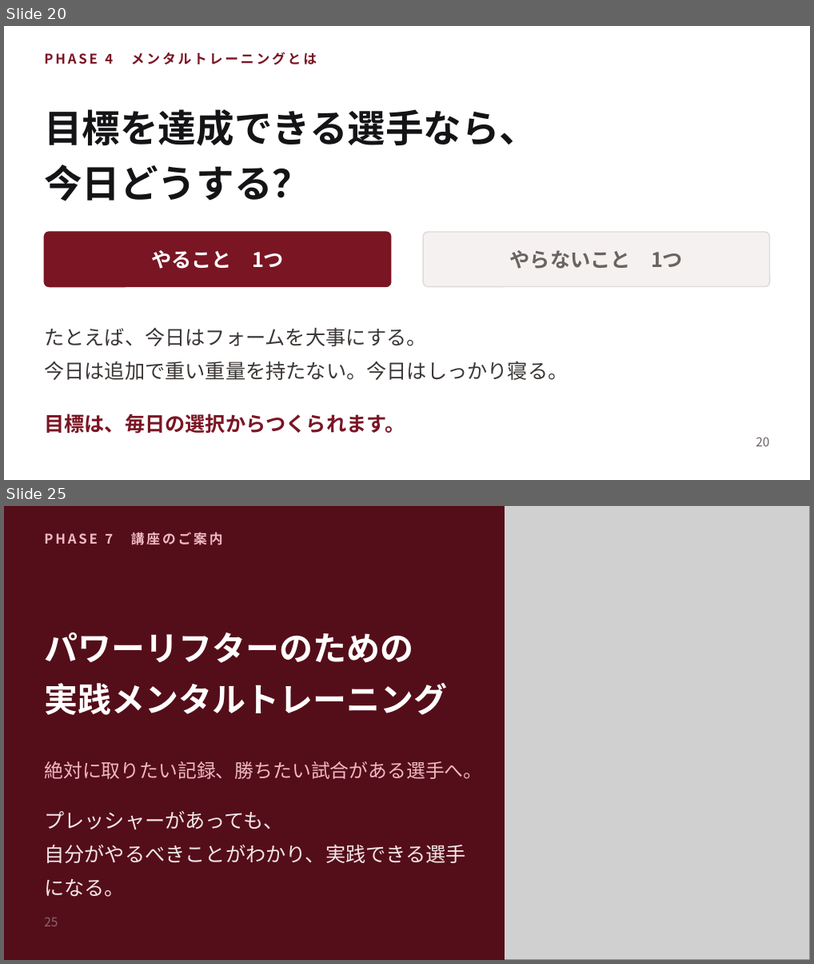
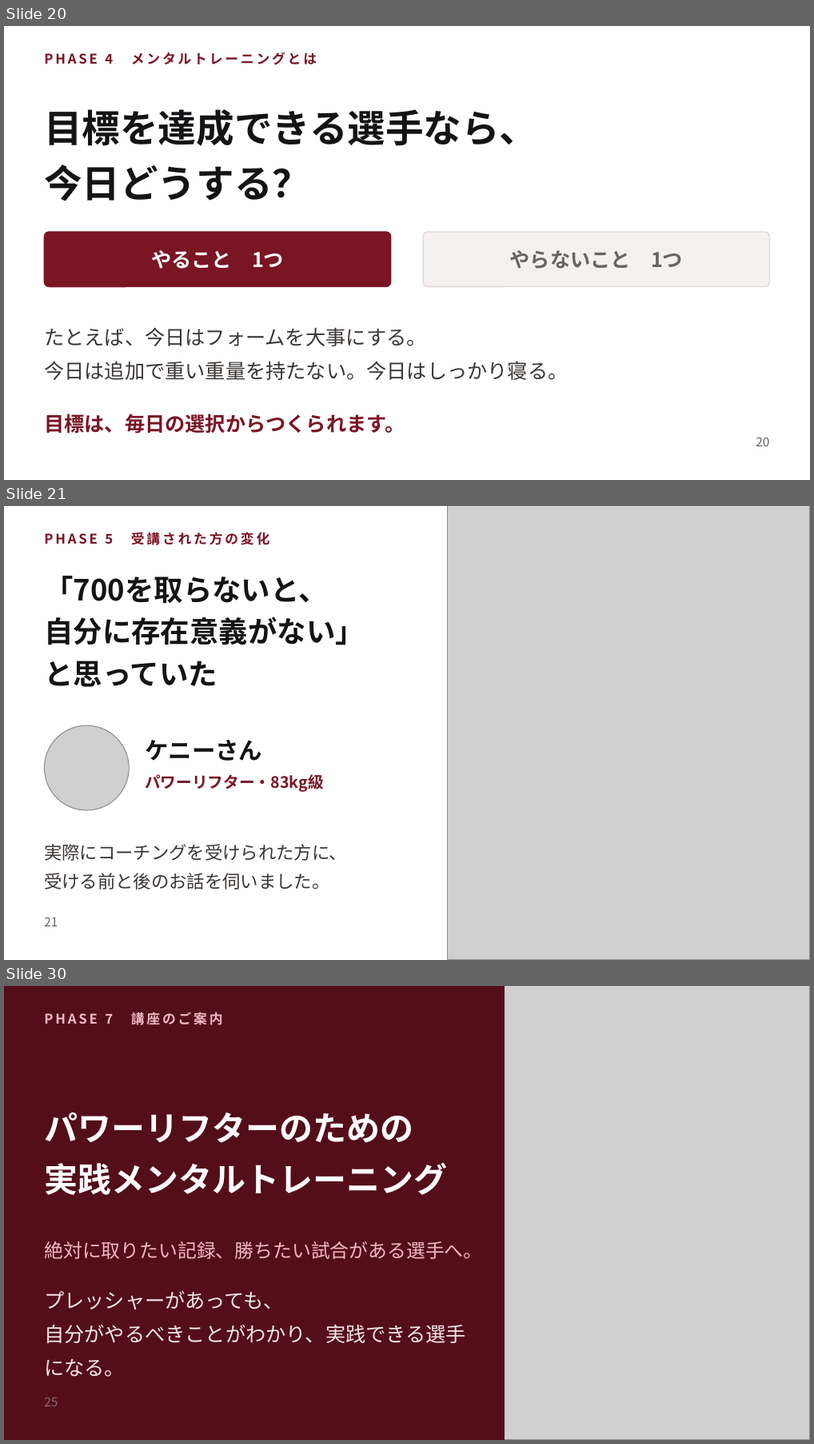
Before and after one commit to shiori0823/shiorin-trainer, a slide deck: deck/consultation-deck.pptx. Shown one above the other, each under a label of ours: slides 20 and 25 before the commit, slides 20, 21 and 30 after it; the slides between them are not shown. The pictures are 814x964 and 814x1444 pixels, drawn with LibreOffice and Linux fonts; fonts in the diff are those of the drawing; grey boxes stand for pictures. Boxes give left, top, right and bottom in pixels: in the first picture for what was removed or moved away, otherwise in the second. Text is boxed around its words. In the diff, an @@ line names an element or a change of style, - is before the commit and + after.

```diff
--- a/deck/consultation-deck.pptx
+++ b/deck/consultation-deck.pptx
@@ slide 21 added at box(4, 506, 810, 960), background #FFFFFF @@
@@ picture added at box(447, 506, 810, 959) @@
@@ text added at box(44, 532, 270, 545), 12 pt, text #7A1524, bold @@
+PHASE 5 受講された方の変化
@@ text added at box(44, 576, 365, 687), 26 pt, text #141416, bold @@
+「700を取らないと、
+自分に存在意義がない」
+と思っていた
@@ picture added at box(44, 725, 129, 810) @@
@@ text added at box(145, 740, 262, 760), 21 pt, text #141416, bold @@
+ケニーさん
@@ text added at box(145, 774, 323, 792), 14 pt, text #7A1524, bold @@
+パワーリフター・83kg級
@@ text added at box(44, 844, 347, 889), 16 pt, text #3B3634 @@
+実際にコーチングを受けられた方に、
+受ける前と後のお話を伺いました。
@@ text added at box(44, 916, 58, 926), 11 pt, text #6B6360 @@
+21
@@ what was slide 25 is now slide 30 @@
```
Also in this commit, not shown: 11 slides changed, 4 other slides added, 2 other files.
